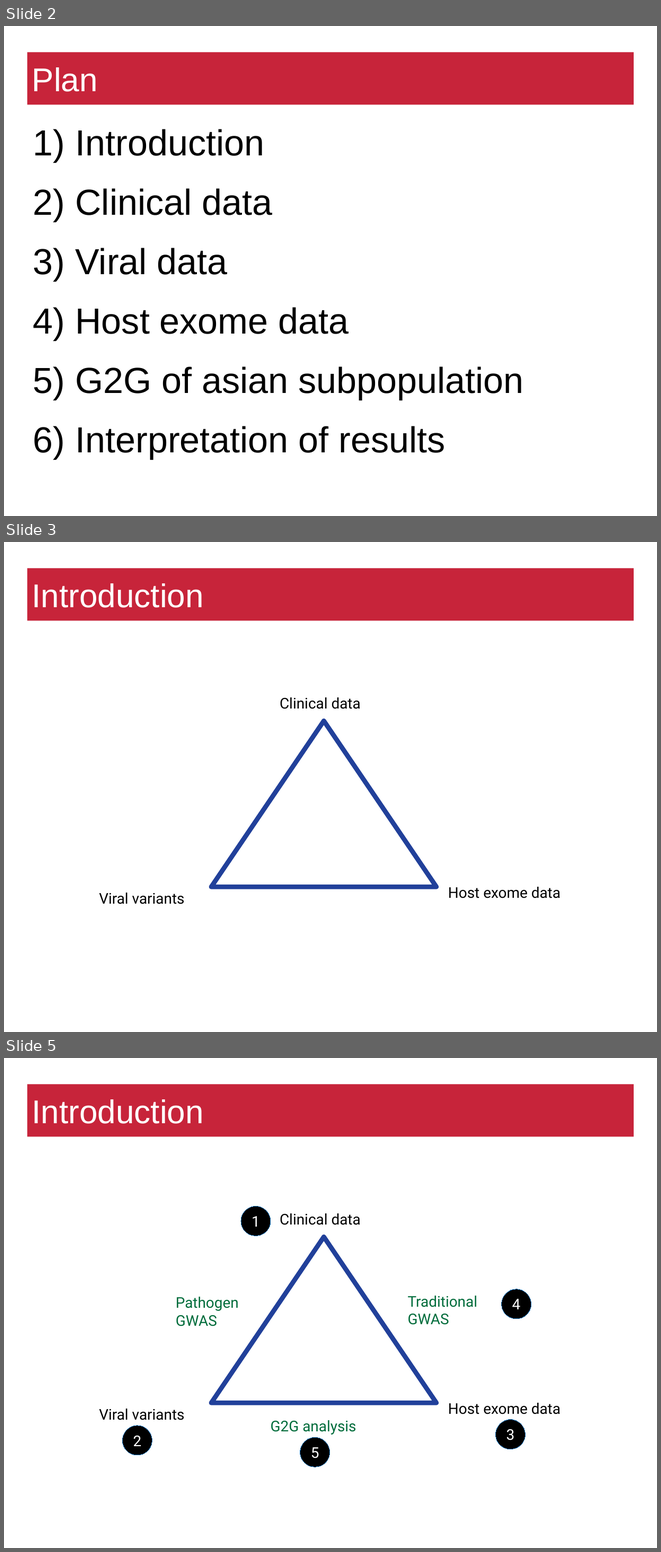
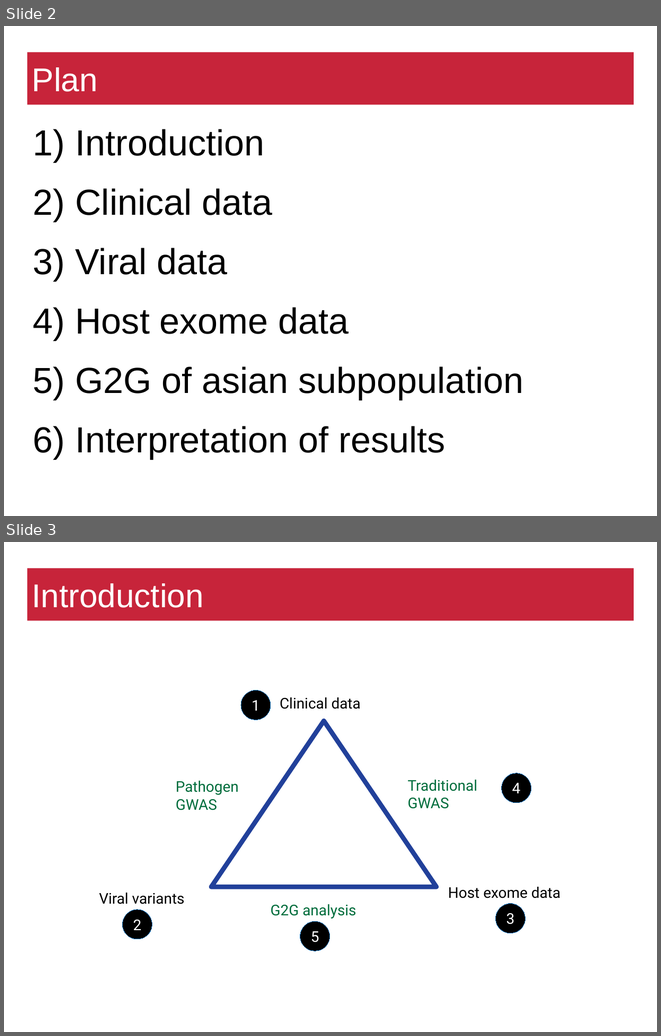
Before and after one commit to matthiaszeller/HBV, a slide deck: Presentation.odp. Shown one above the other, each under a label of ours: slides 2, 3 and 5 before the commit, slides 2 and 3 after it; the slides between them are not shown. The pictures are 661x1552 and 661x1036 pixels, drawn with LibreOffice and Linux fonts; fonts in the diff are those of the drawing; background and template pictures are left out. Boxes give left, top, right and bottom in pixels: in the first picture for what was removed or moved away, otherwise in the second. Text is boxed around its words. In the diff, an @@ line names an element or a change of style, - is before the commit and + after.

```diff
--- a/Presentation.odp
+++ b/Presentation.odp
@@ slide 3 removed at box(4, 542, 657, 1032), background #FFFFFF @@
@@ title removed at box(27, 568, 634, 621) @@
-Introduction
@@ text removed at box(280, 697, 361, 709) @@
-Clinical data
@@ triangle removed at box(211, 721, 436, 887) @@
@@ text removed at box(448, 886, 560, 898) @@
-Host exome data
@@ text removed at box(99, 892, 185, 904) @@
-Viral variants
@@ page number removed at box(499, 998, 651, 1031) @@
-3
@@ what was slide 5 is now slide 3 @@
```
Also in this commit, not shown: 9 slides changed, 5 slides added, 3 other slides removed.
